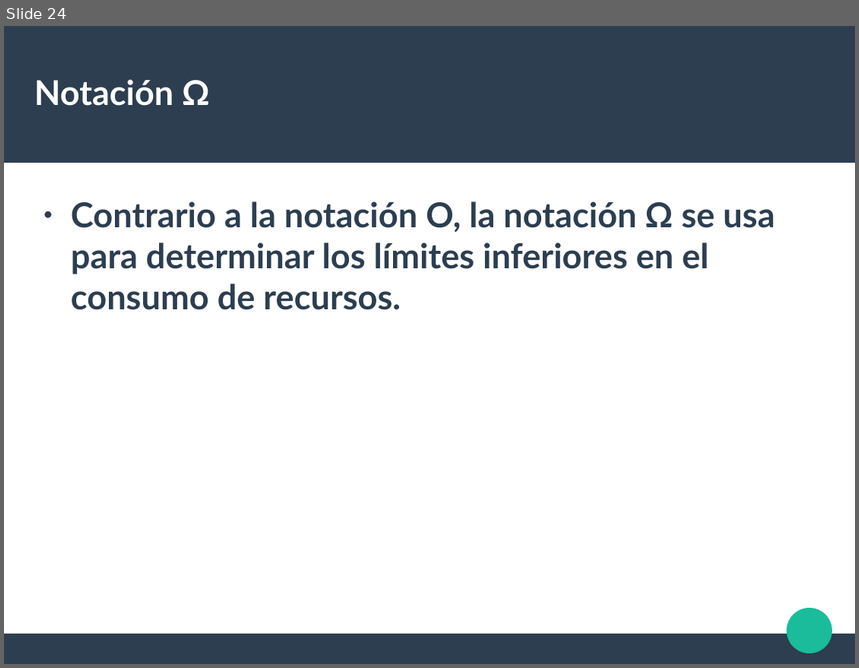
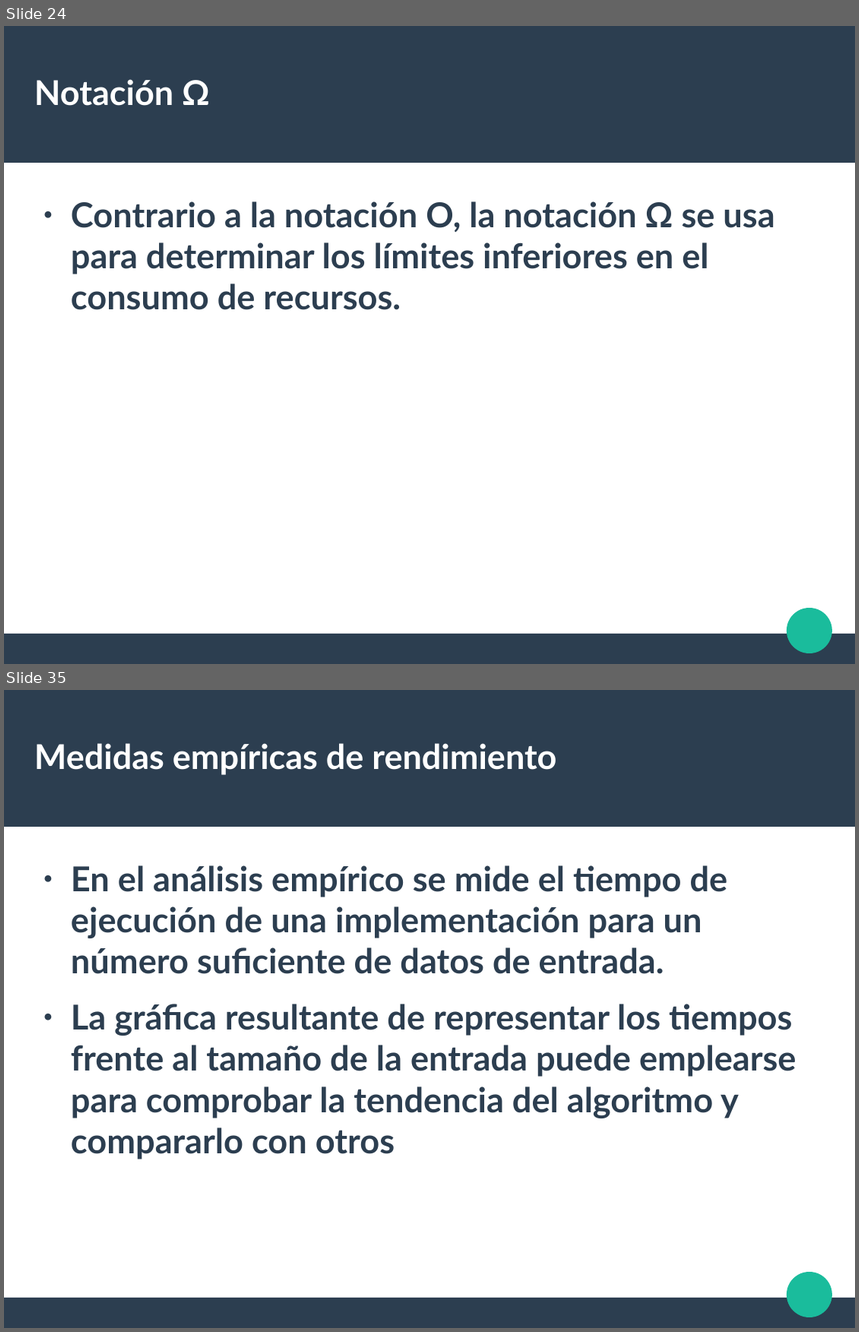
Before and after one commit to liowiki/EDA1-20192, a slide deck: Tema2.odp. Shown one above the other, each under a label of ours: slide 24 before the commit, slides 24 and 35 after it; the slides between them are not shown. The pictures are 859x668 and 859x1332 pixels, drawn with LibreOffice and Linux fonts; fonts in the diff are those of the drawing. Boxes give left, top, right and bottom in pixels: in the first picture for what was removed or moved away, otherwise in the second. Text is boxed around its words. In the diff, an @@ line names an element or a change of style, - is before the commit and + after.

```diff
--- a/Tema2.odp
+++ b/Tema2.odp
@@ slide 35 added at (x1=4, y1=690, x2=855, y2=1328), background #FFFFFF; not listed: 3 template elements that a slide beside it also shows @@
@@ title added at (x1=34, y1=743, x2=557, y2=775), 31.9 pt, text #FFFFFF, bold @@
+Medidas empíricas de rendimiento
@@ text added at (x1=71, y1=866, x2=797, y2=1160), 32 pt, text #2C3E50, bold @@
+● En el análisis empírico se mide el tiempo de ejecución de una implementación para un número suficiente de datos de entrada.
+● La gráfica resultante de representar los tiempos frente al tamaño de la entrada puede emplearse para comprobar la tendencia del algoritmo y compararlo con otros
```
Also in this commit, not shown: 1 slide changed, 14 other slides added, 1 slide removed, 1 other file.
